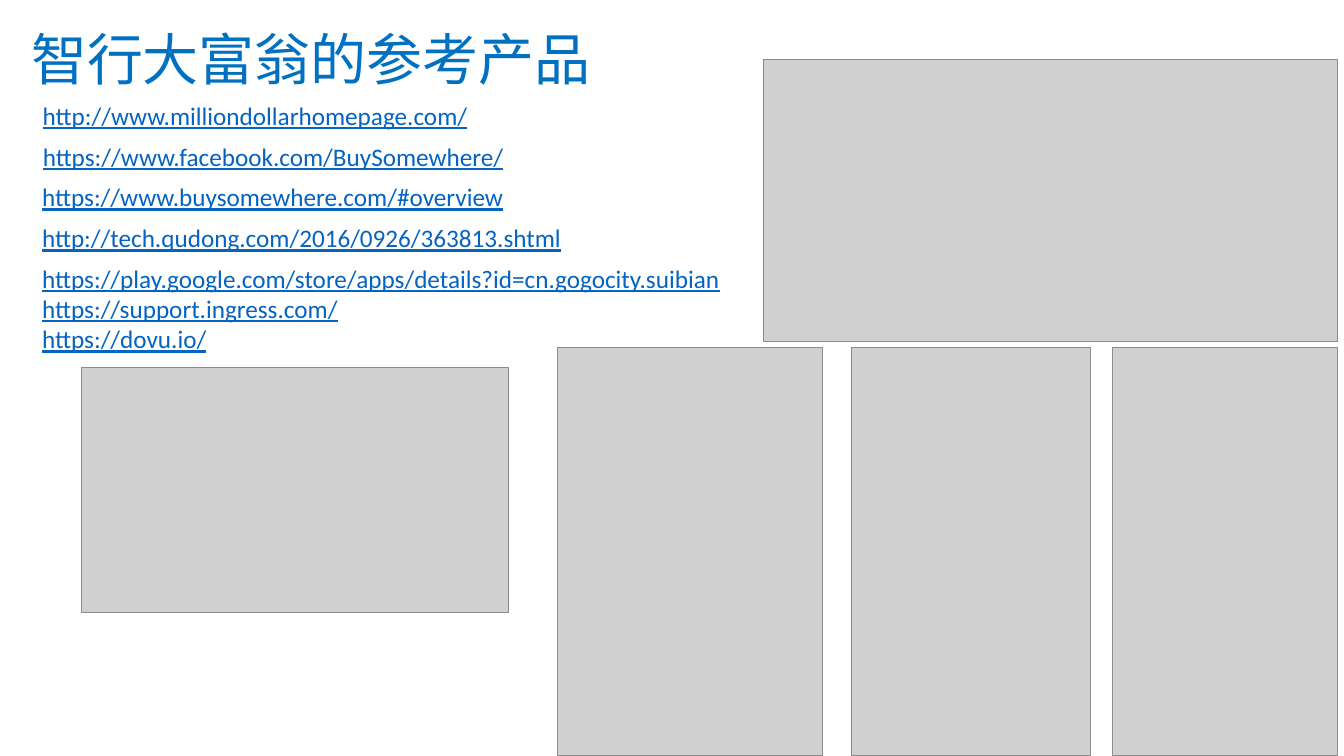
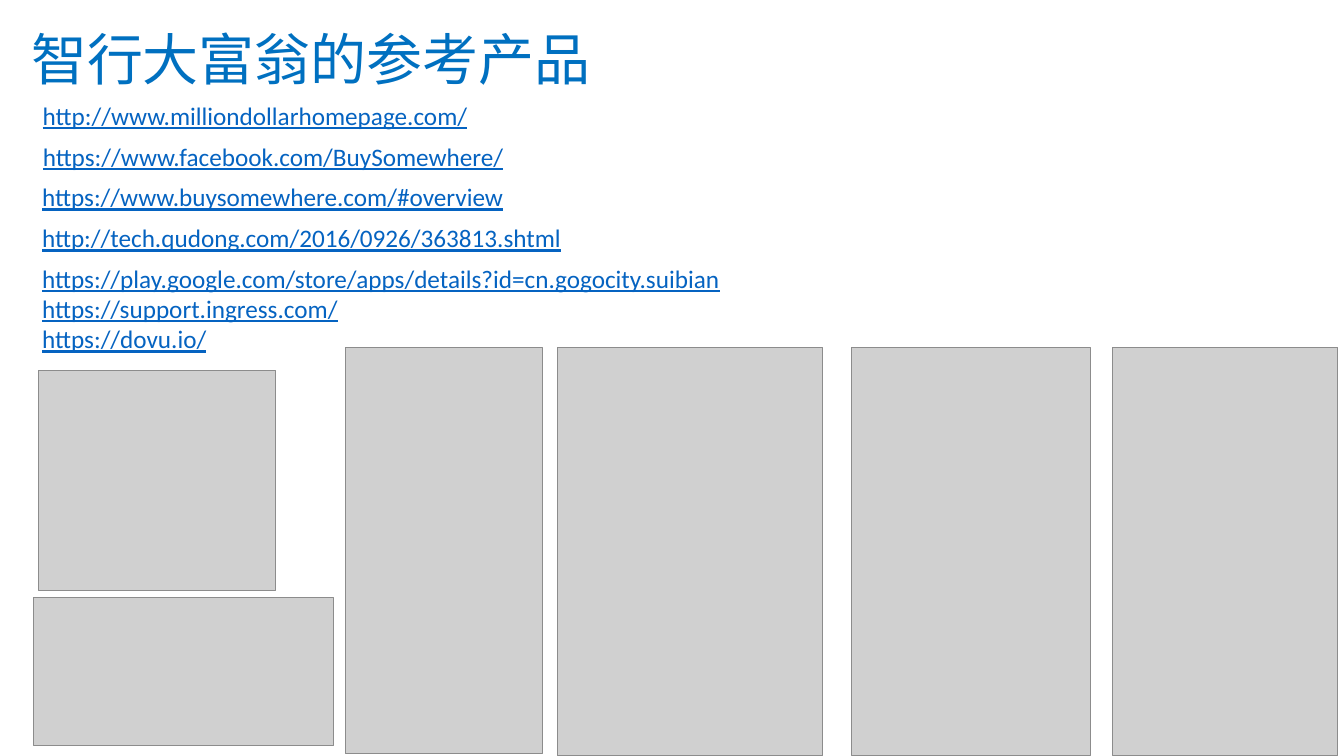
Before and after one commit to 70659361/VMonopoly, a slide deck: slide 12 of XMonopoly.pptx. Drawn at 1344x756 pixels with LibreOffice and Linux fonts; fonts in the diff are those of the drawing; grey boxes stand for pictures. Boxes give left, top, right and bottom in pixels: in the first picture for what was removed or moved away, otherwise in the second. Text is boxed around its words. In the diff, an @@ line names an element or a change of style, - is before the commit and + after.

```diff
--- a/XMonopoly.pptx
+++ b/XMonopoly.pptx
@@ picture added at (x1=345, y1=347, x2=541, y2=753) @@
@@ picture resized from (x1=82, y1=368, x2=509, y2=613) to (x1=38, y1=370, x2=276, y2=591) @@
@@ picture resized from (x1=764, y1=59, x2=1339, y2=342) to (x1=33, y1=598, x2=334, y2=746) @@
```
Also in this commit, not shown: 6 other files.
